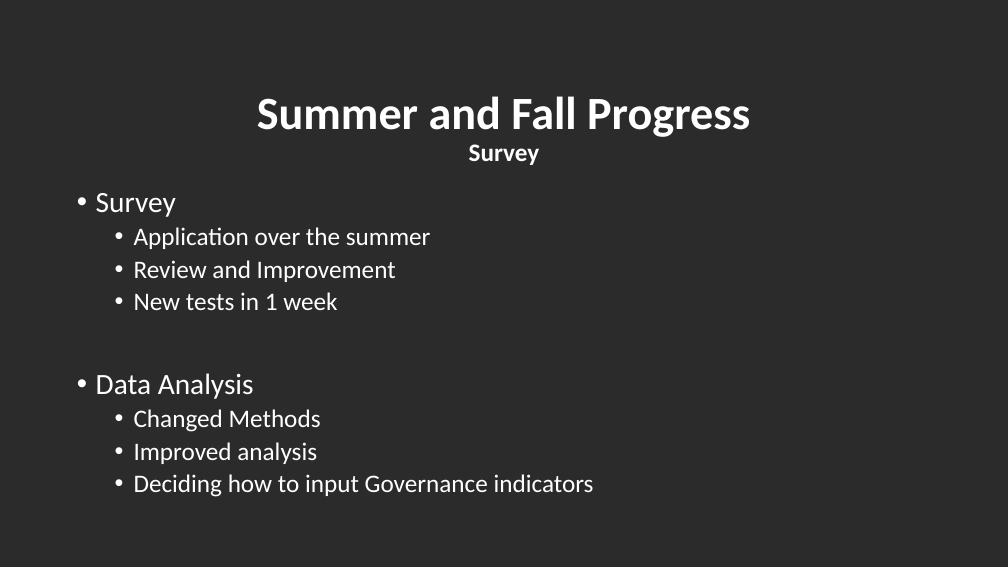
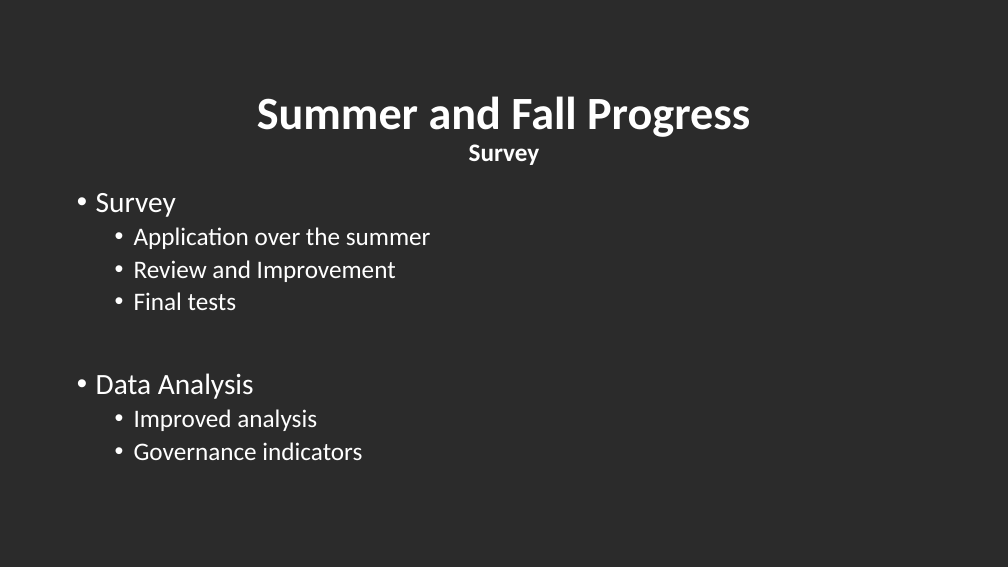
Before and after one commit to turfeffect/Docs, a slide deck: slide 5 of Presentations/Fall Review Meeting/A FRAMEWORK TO EVALUATE MARINE RESERVES IN MEXICO.pptx. Drawn at 1008x567 pixels with LibreOffice and Linux fonts; fonts in the diff are those of the drawing; background and template pictures are left out; a plain dark background stands for a picture behind light text. Boxes give left, top, right and bottom in pixels: in the first picture for what was removed or moved away, otherwise in the second. Text is boxed around its words. In the diff, an @@ line names an element or a change of style, - is before the commit and + after.

```diff
--- a/Presentations/Fall Review Meeting/A FRAMEWORK TO EVALUATE MARINE RESERVES IN MEXICO.pptx
+++ b/Presentations/Fall Review Meeting/A FRAMEWORK TO EVALUATE MARINE RESERVES IN MEXICO.pptx
@@ text at [134,292,237,310]: text changed @@
-  • New tests in 1 week
+  • Final tests
@@ text at [134,409,321,432]: paragraph removed @@
-  • Changed Methods
@@ text at [134,442,362,460]: text changed @@
-  • Deciding how to input Governance indicators
+  • Governance indicators
```
Also in this commit, not shown: 2 other slides changed.
